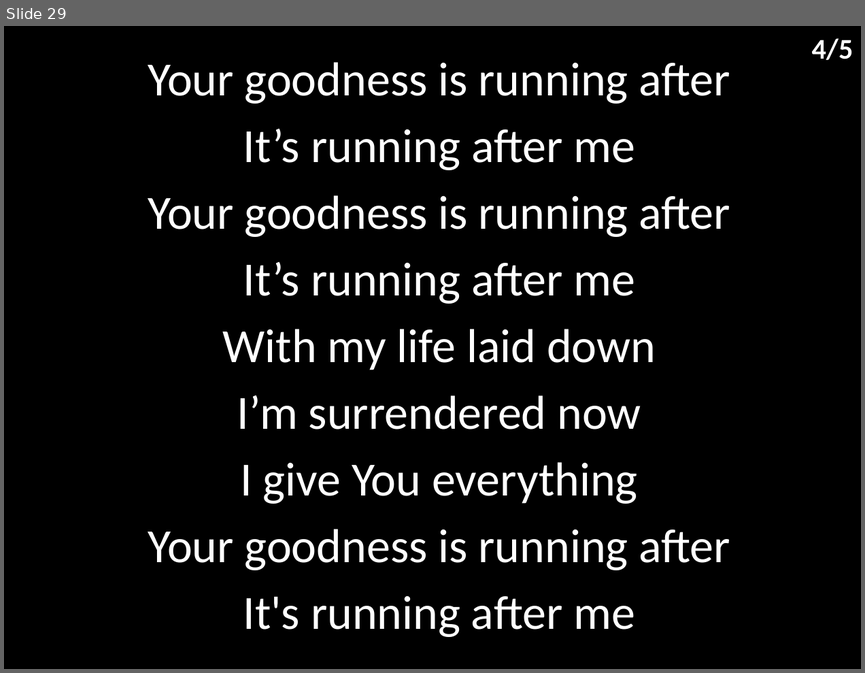
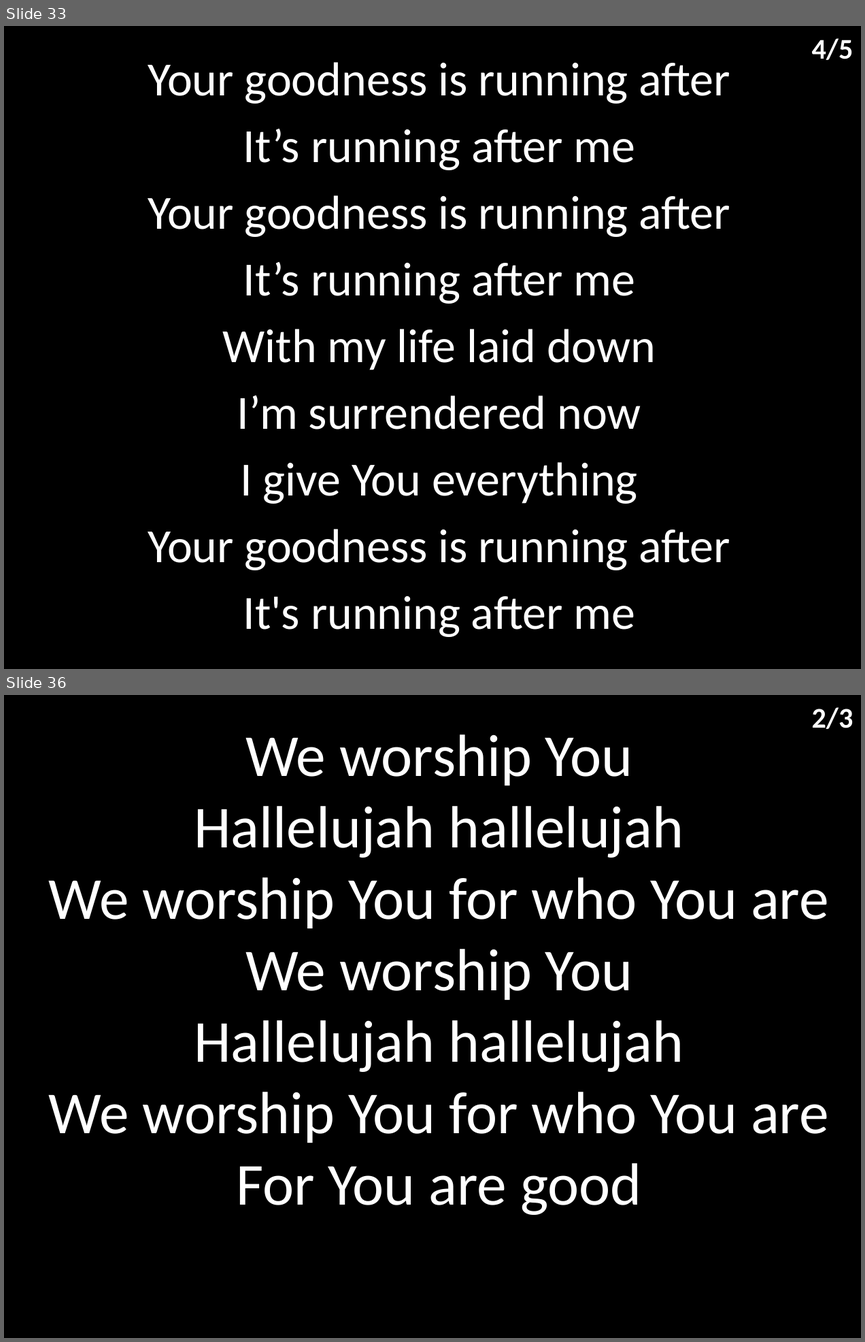
Before and after one commit to hoo-are-ya/worship, a slide deck: docs/songs_5-12-2021.pptx. Shown one above the other, each under a label of ours: slide 29 before the commit, slides 33 and 36 after it; the slides between them are not shown. The pictures are 865x673 and 865x1342 pixels, drawn with LibreOffice and Linux fonts; fonts in the diff are those of the drawing. Boxes give left, top, right and bottom in pixels: in the first picture for what was removed or moved away, otherwise in the second. Text is boxed around its words. In the diff, an @@ line names an element or a change of style, - is before the commit and + after.

```diff
--- a/docs/songs_5-12-2021.pptx
+++ b/docs/songs_5-12-2021.pptx
@@ slide 36 added at [4,695,861,1338], background #000000 @@
@@ text added at [812,707,853,729], 24 pt, text #FFFFFF, bold @@
+2/3
@@ subtitle added at [49,734,829,1215], 50 pt, text #FFFFFF @@
+We worship You
+Hallelujah hallelujah
+We worship You for who You are
+We worship You
+Hallelujah hallelujah
+We worship You for who You are
+For You are good
@@ what was slide 29 is now slide 33 @@
```
Also in this commit, not shown: 7 other slides added, 1 other file.
